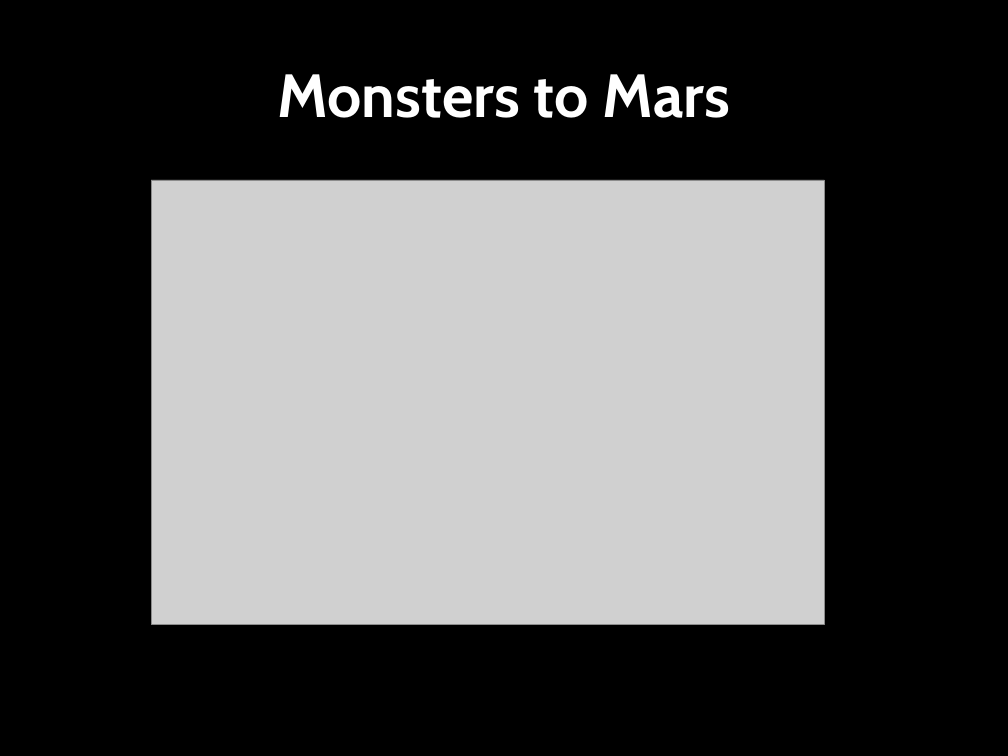
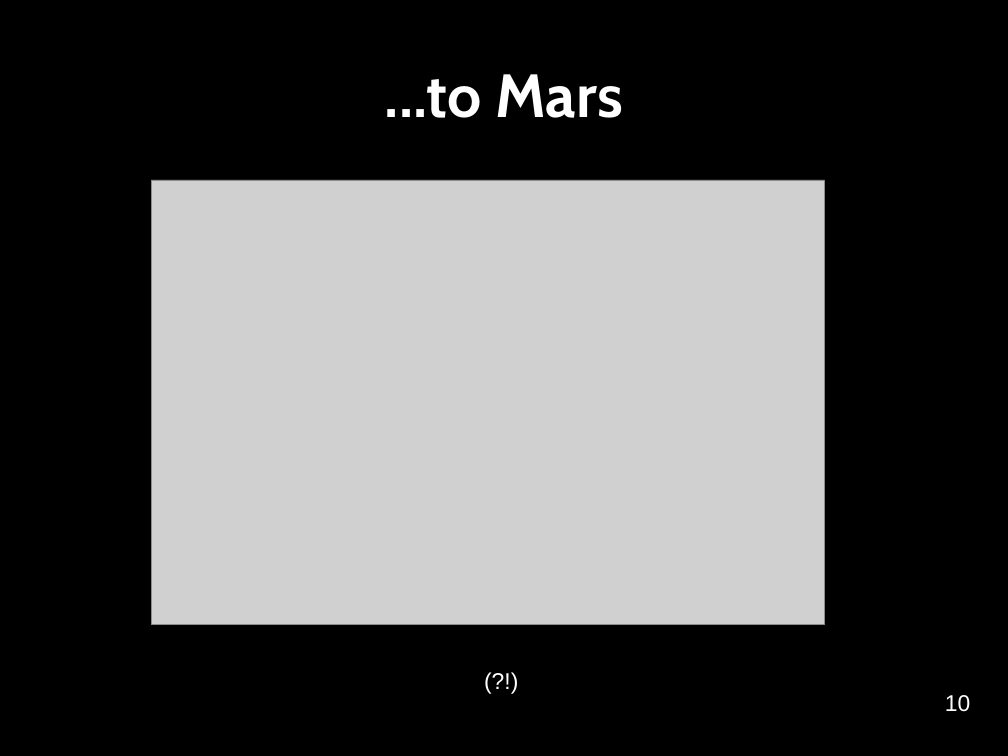
Before and after one commit to softwaresaved/NGCMGSoton-2015-06-21, a slide deck: slide 10 of novice/git/version-control-with-git-slides.odp (slide 9 before the commit). Drawn at 1008x756 pixels with LibreOffice and Linux fonts; fonts in the diff are those of the drawing; grey boxes stand for pictures. Boxes give left, top, right and bottom in pixels: in the first picture for what was removed or moved away, otherwise in the second. Text is boxed around its words. In the diff, an @@ line names an element or a change of style, - is before the commit and + after.

```diff
--- a/novice/git/version-control-with-git-slides.odp
+++ b/novice/git/version-control-with-git-slides.odp
@@ title at (385,74,622,118): text changed @@
-Monsters to Mars
+...to Mars
@@ text added at (476,662,598,697), 18 pt, text #FFFFFF @@
+(?!)
@@ text added at (945,695,970,712), 18 pt, text #FFFFFF @@
+10
```
Also in this commit, not shown: 15 other slides changed, 6 slides added, 3 slides removed, 16 other files.
